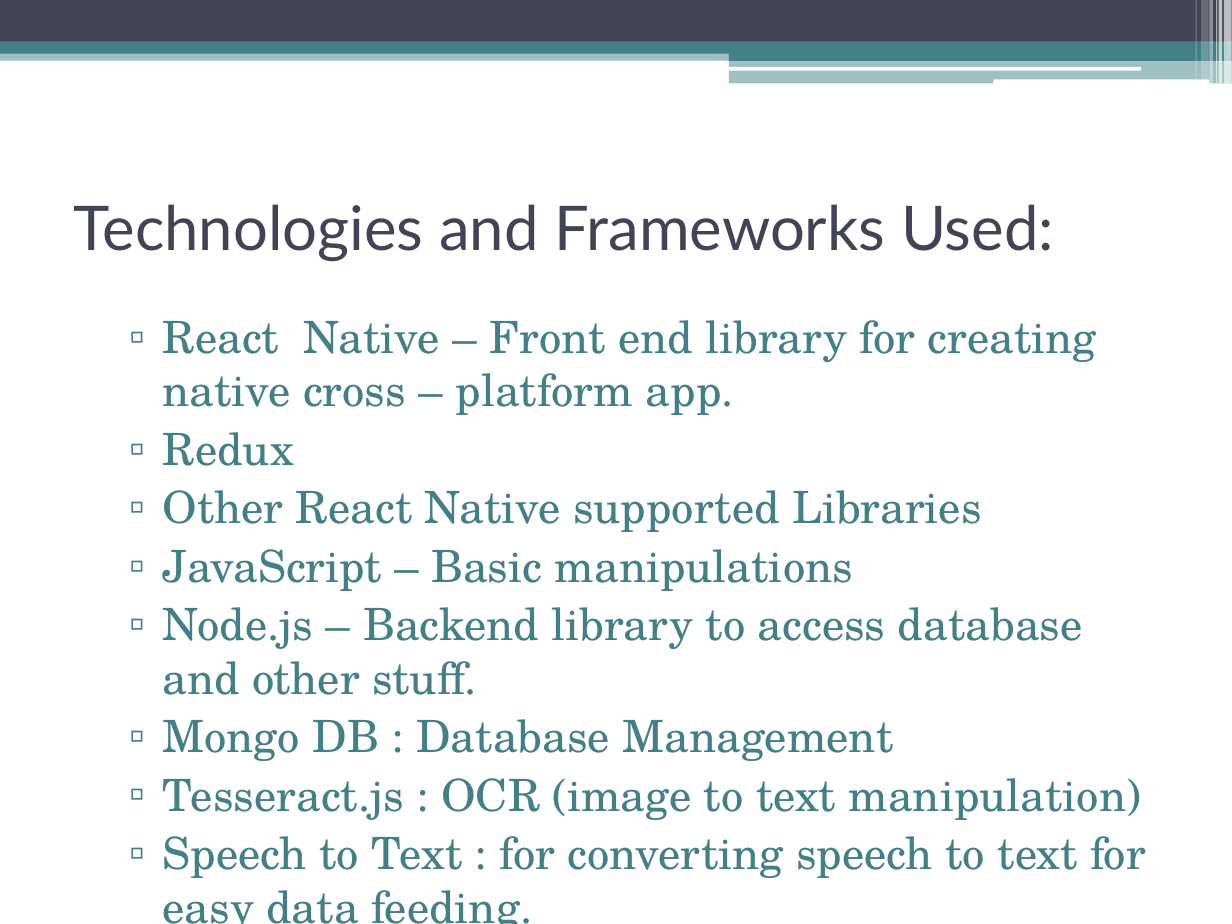
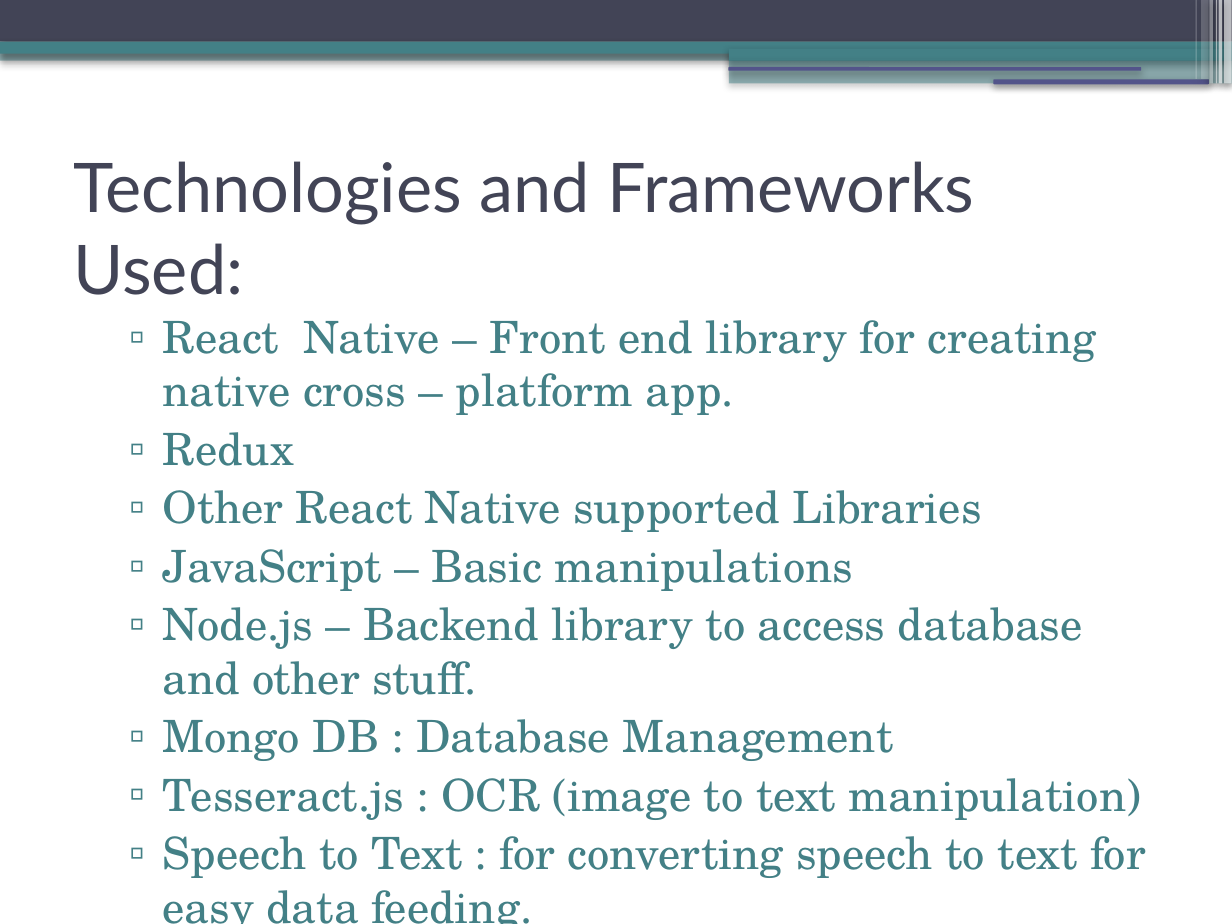
Before and after one commit to omshiv12/docs-app-react-native, a slide deck: slide 15 of Documentation/minor.pptx. Drawn at 1232x924 pixels with LibreOffice and Linux fonts; fonts in the diff are those of the drawing. Boxes give left, top, right and bottom in pixels: in the first picture for what was removed or moved away, otherwise in the second. Text is boxed around its words. In the diff, an @@ line names an element or a change of style, - is before the commit and + after.

```diff
--- a/Documentation/minor.pptx
+++ b/Documentation/minor.pptx
@@ rectangle at (1195, 0, 1196, 79): fill #FFFFFF at 30% opacity to #FFFFFF at 31% opacity; shadow on @@
@@ shadow on in 8 elements at (0, 49, 1232, 60), (0, 0, 1232, 42), (0, 42, 1232, 54), (729, 48, 1232, 60), (729, 59, 1232, 84), (1216, 0, 1217, 84), (1210, 0, 1214, 84), (1201, 0, 1209, 79) @@
@@ rectangle at (1218, 0, 1222, 84): fill #FFFFFF at 65% opacity to #FFFFFF at 66% opacity; shadow on @@
@@ rectangle at (1225, 0, 1232, 84): fill #FFFFFF at 65% opacity to #FFFFFF at 66% opacity; shadow on @@
@@ rounded rectangle at (728, 67, 1141, 70): fill #FFFFFF to #53548A; shadow on @@
@@ rounded rectangle at (993, 79, 1209, 84): fill #FFFFFF to #53548A; shadow on @@
@@ text "Technologies and Frameworks Used:" at (74, 161, 974, 295): size 36 to 40 pt @@
```
Also in this commit, not shown: 16 other slides changed, 10 other files.
